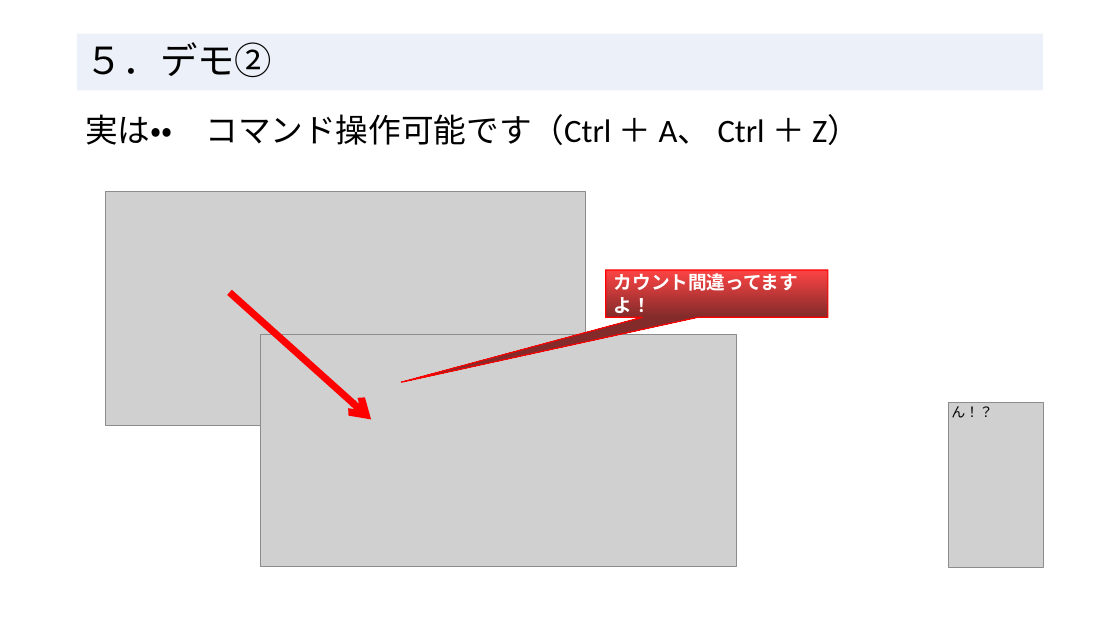
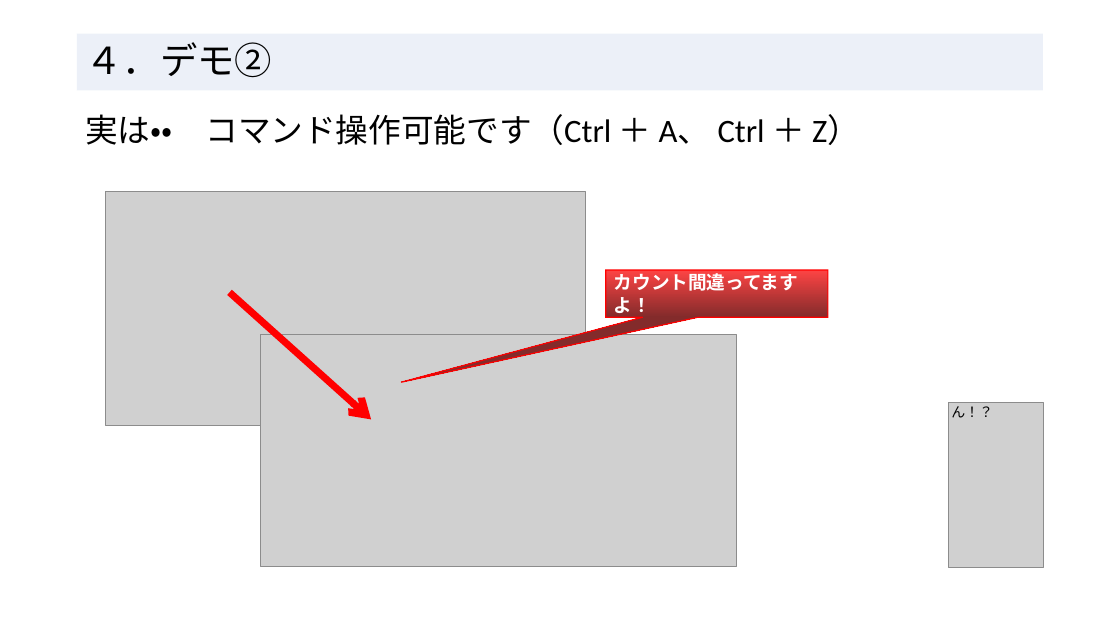
Before and after one commit to RyotoKuroki/QualityDependsOnDataApplication, a slide deck: slide 6 of 処理依存よりデータ依存_エンジニアの輪20250215.pptx (slide 7 before the commit). Drawn at 1120x630 pixels with LibreOffice and Linux fonts; fonts in the diff are those of the drawing; grey boxes stand for pictures. Boxes give left, top, right and bottom in pixels: in the first picture for what was removed or moved away, otherwise in the second. Text is boxed around its words. In the diff, an @@ line names an element or a change of style, - is before the commit and + after.

```diff
--- a/処理依存よりデータ依存_エンジニアの輪20250215.pptx
+++ b/処理依存よりデータ依存_エンジニアの輪20250215.pptx
@@ title at [85,42,272,78]: text changed @@
-５．デモ②
+４．デモ②
```
Also in this commit, not shown: 5 other slides changed.
